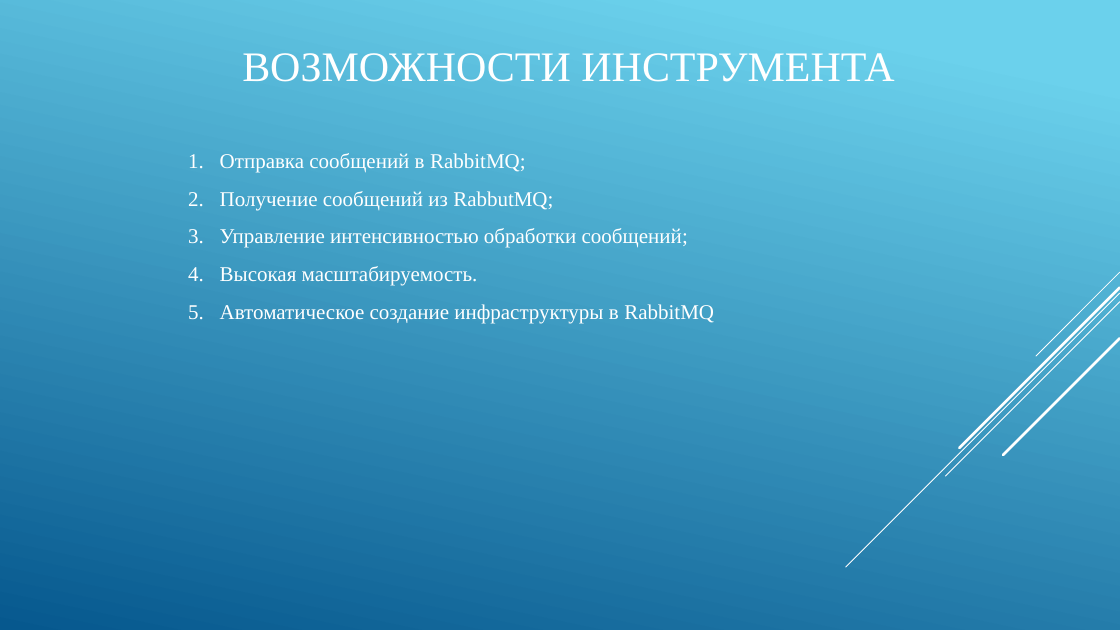
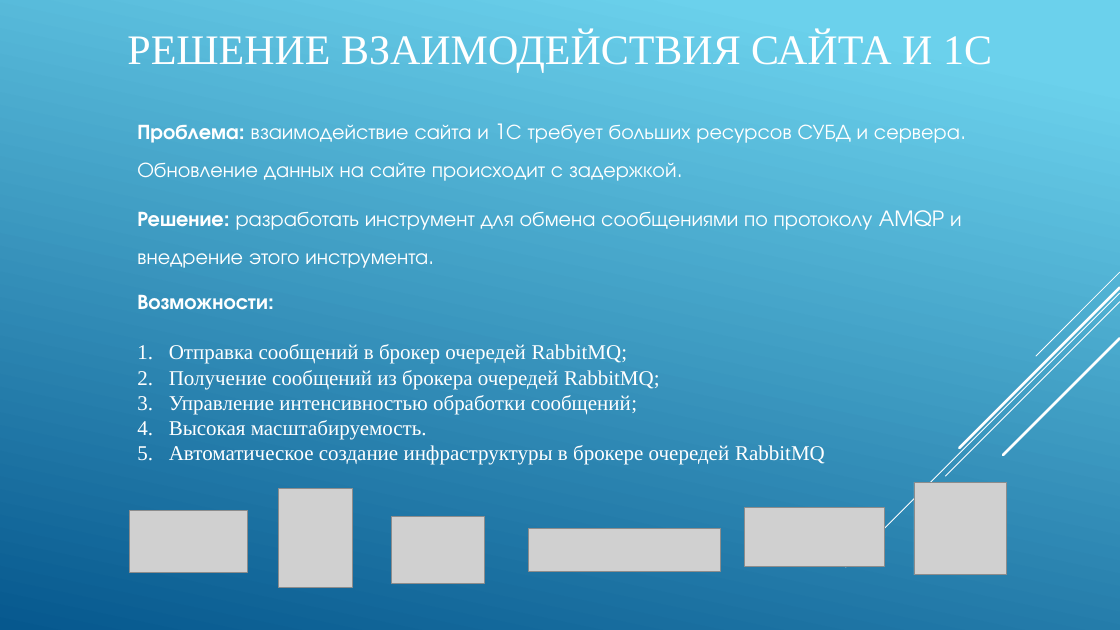
Before and after one commit to IgorTyutyunov/-, a slide deck: slide 9 of ВКР_5.pptx (slide 14 before the commit). Drawn at 1120x630 pixels with LibreOffice and Linux fonts; fonts in the diff are those of the drawing; grey boxes stand for pictures. Boxes give left, top, right and bottom in pixels: in the first picture for what was removed or moved away, otherwise in the second. Text is boxed around its words. In the diff, an @@ line names an element or a change of style, - is before the commit and + after.

```diff
--- a/ВКР_5.pptx
+++ b/ВКР_5.pptx
@@ title added at (127,31,992,72), 36 pt, text #FFFFFF @@
+РЕШЕНИЕ ВЗАИМОДЕЙСТВИЯ САЙТА И 1С
@@ title removed at (242,53,894,82) @@
-ВОЗМОЖНОСТИ ИНСТРУМЕНТА
@@ text added at (137,124,960,181), 18 pt, text #FFFFFF @@
+Проблема: взаимодействие сайта и 1С требует больших ресурсов СУБД и сервера. Обновление данных на сайте происходит с задержкой.
@@ text added at (137,210,962,268), 18 pt, text #FFFFFF @@
+Решение: разработать инструмент для обмена сообщениями по протоколу AMQP и внедрение этого инструмента.
@@ text "Возможности:": place and size @@
-text "Возможности:" at (220,153,714,324)
+text "Возможности:" at (137,294,825,465)
@@ text at (137,294,660,389): text changed @@
-1. Отправка сообщений в RabbitMQ;
-2. Получение сообщений из RabbutMQ;
+Возможности:
+1. Отправка сообщений в брокер очередей RabbitMQ;
+2. Получение сообщений из брокера очередей RabbitMQ;
@@ text at (169,395,637,440): line spacing 1.5 to 1 @@
@@ text at (169,445,825,465): text changed @@
-5. Автоматическое создание инфраструктуры в RabbitMQ
+5. Автоматическое создание инфраструктуры в брокере очередей RabbitMQ
@@ picture added at (278,489,353,587) @@
@@ picture added at (744,507,884,566) @@
@@ picture added at (914,482,1007,575) @@
@@ picture added at (129,510,248,572) @@
@@ picture added at (392,517,484,584) @@
@@ picture added at (528,528,721,571) @@
```
Also in this commit, not shown: 3 other slides changed, 3 slides added, 9 slides removed.
